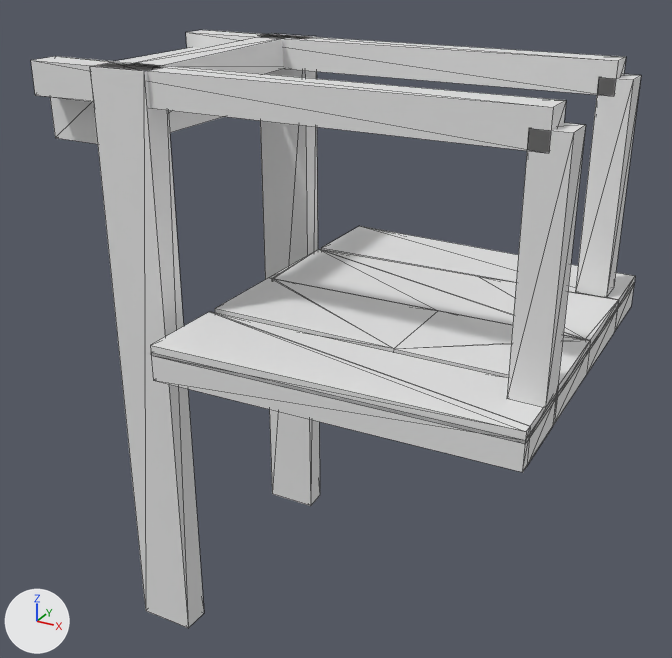
An edit to the glTF model models/beek-en-donk/beek-en-donk-beeksebrug/beek-en-donk-beeksebrug.glb, drawn before and after from the same camera.
One viewpoint serves both versions: a 50 mm camera at (9.6, -22.3, 10.4) aimed at (-2.8, 0.2, -0.8). The lights are fixed; the arrows at lower left show +X, +Y and +Z. The first picture is the older version. Mesh edges are drawn as thin lines. Vertices at exactly the same position are counted once.

In view in the first picture: 'building:balans', 'building:balans 2', 'building:contragewicht', 'building:hangstang', 'building:hangstang 2', 'building:pyloon', 'building:pyloon 2', 'road:dek', 'road:fietspad', 'road:fietspad 2', 'road:rijbaan regionale weg', 'road:rijbaan regionale weg 2' and 1 more.
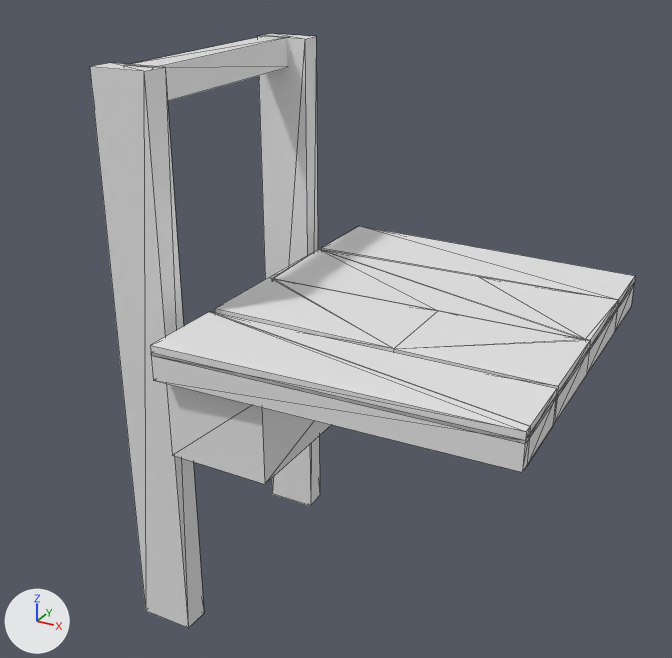
What differs and where, as boxes [x1, y1, x2, y2] in the pictures (672 x 658 px):
'building:balans 2', deleted: before [31, 56, 566, 153]
'building:hangstang 2', deleted: before [507, 123, 586, 408]
'building:balans', deleted: before [186, 30, 626, 96]
'building:contragewicht', moved, rescaled: before [50, 47, 223, 144]; after [166, 384, 331, 484]
'building:hangstang', deleted: before [575, 74, 641, 298]

Edits to the bpy script that builds the scene:
```text
Change me_contragewicht:
    used by ob_building_contragewicht; location = (0.0, 0.0, 0.0)
    remove me_contragewicht.from_pydata(...)  # 8 vertices, 12 faces; spans x -9.7..-7.34, y -3.41..3.23, z 4.88..6.63
    add me_contragewicht.from_pydata(...)  # 8 vertices, 12 faces; spans x -4.88..-1.88, y -5.25..5.25, z -2.95..-0.45
    me_contragewicht part 1: the whole mesh is scaled about its middle by (1.27, 1.58, 1.43), then moved by (5.14, 0.09, -7.46)
Remove ob_building_balans:
    ob_building_balans = bpy.data.objects.new('building:balans', me_balans)
    ob_building_balans.location = (0.0, 0.0, 0.0)
Remove ob_building_hangstang:
    ob_building_hangstang = bpy.data.objects.new('building:hangstang', me_hangstang)
    ob_building_hangstang.location = (0.0, 0.0, 0.0)
Remove ob_building_balans_2:
    ob_building_balans_2 = bpy.data.objects.new('building:balans 2', me_balans_2)
    ob_building_balans_2.location = (0.0, 0.0, 0.0)
Remove ob_building_hangstang_2:
    ob_building_hangstang_2 = bpy.data.objects.new('building:hangstang 2', me_hangstang_2)
    ob_building_hangstang_2.location = (0.0, 0.0, 0.0)
```
